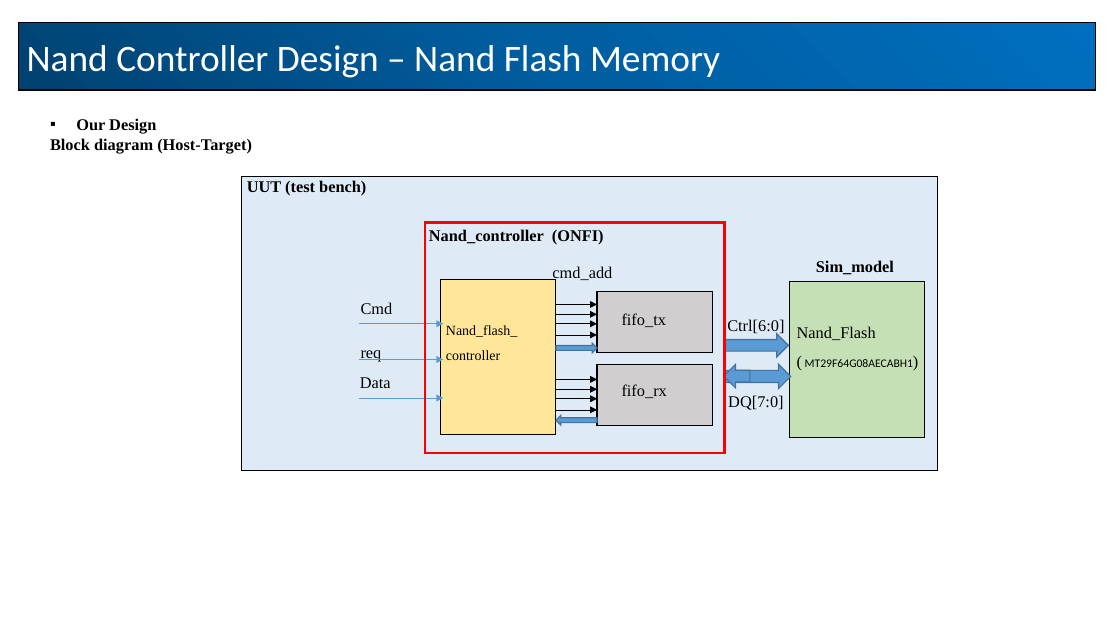
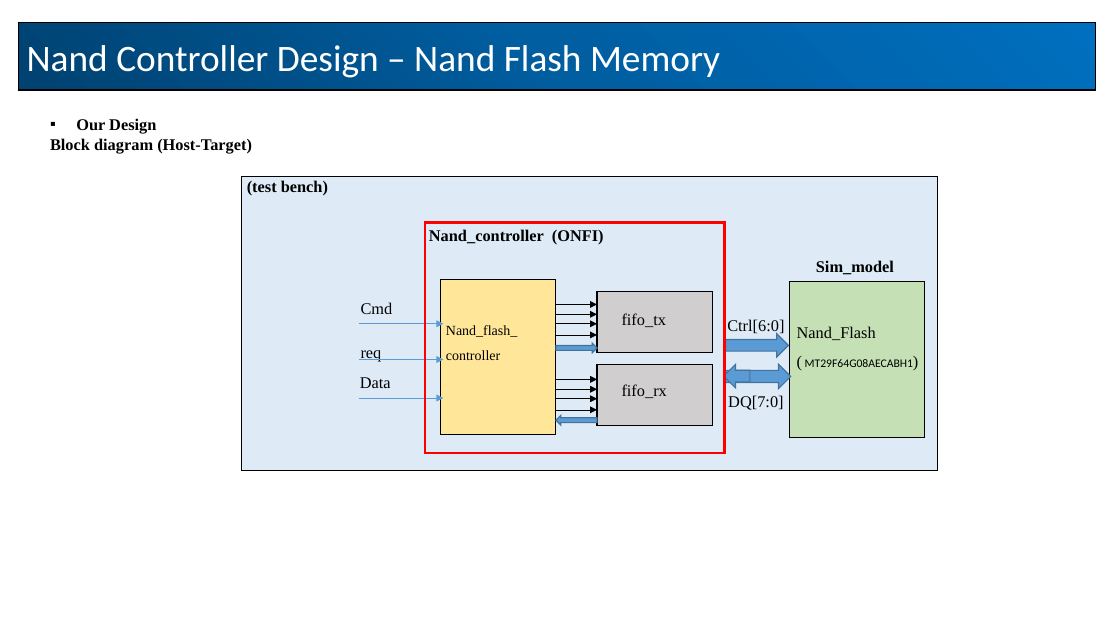
Before and after one commit to sarfaraz687-bot/Nand_Controller, a slide deck: slide 3 of Doc/nand_controller.pptx. Drawn at 1120x630 pixels with LibreOffice and Linux fonts; fonts in the diff are those of the drawing. Boxes give left, top, right and bottom in pixels: in the first picture for what was removed or moved away, otherwise in the second. Text is boxed around its words. In the diff, an @@ line names an element or a change of style, - is before the commit and + after.

```diff
--- a/Doc/nand_controller.pptx
+++ b/Doc/nand_controller.pptx
@@ text at (247,180,328,196): text changed @@
-UUT (test bench)
+(test bench)
@@ text removed at (552,266,612,282) @@
-cmd_add
```
Also in this commit, not shown: 2 other slides changed.
